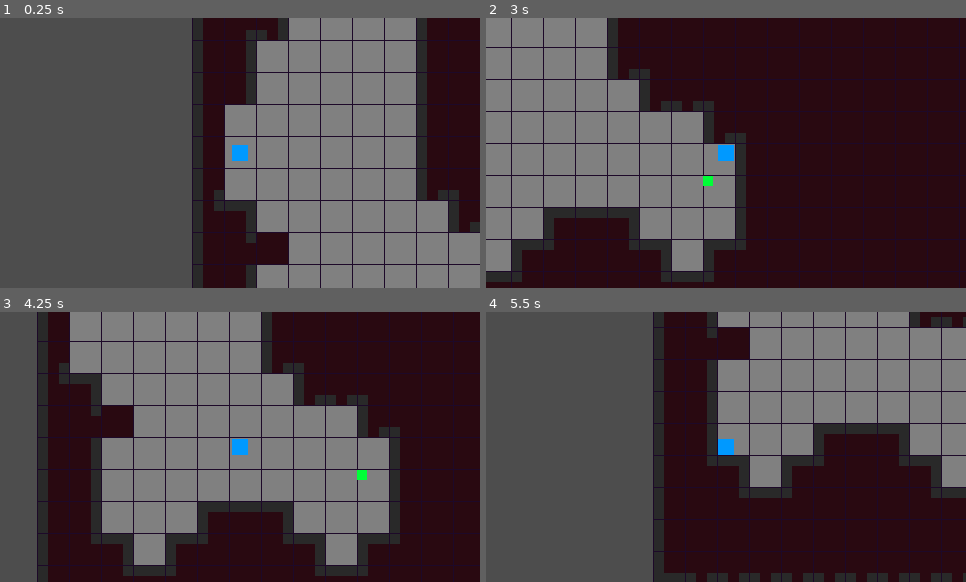
Above: before the commit, frames 1-4 (two rows, left to right).
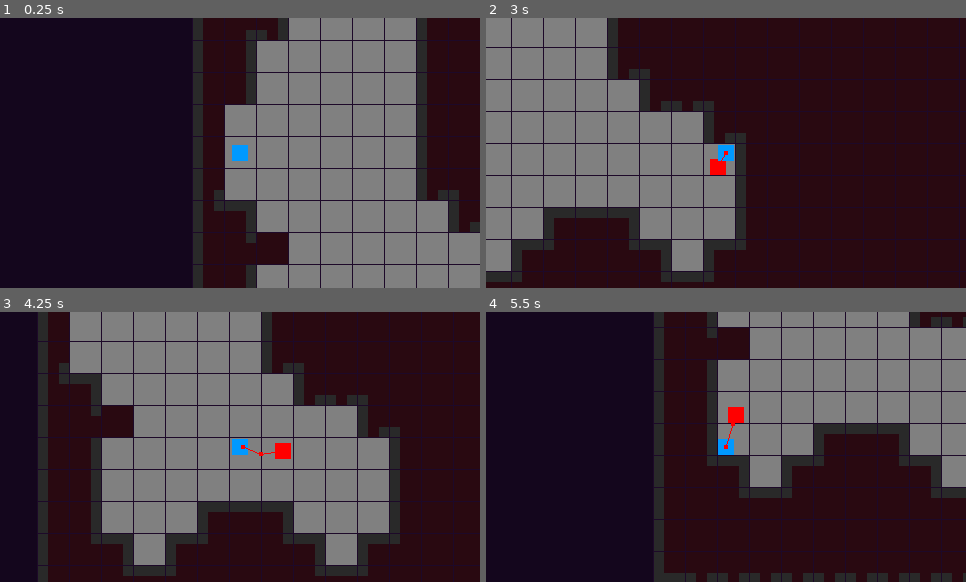
Above: after the commit, the same moments.

Repository: sakkaku-dev/godot-prototyping
Game: Godot game, scene res://games/food-dungeon/game.tscn
Same seed, same stepped clock (60 frames per second), same inputs: the game is played once before the commit and once after it. The project has no main scene, so this scene is started directly.
Inputs (mouse positions are in pixels of both pictures, inside the frame that each line leads up to):
- Up to frame 1 (0.25 s): no input
- Up to frame 2 (3 s): tap Enter at 0.5 s; move the mouse to (831, 139) at 0.52 s; press the mouse at (831, 139) at 0.53 s; hold D (move_right) 0.53-1.28 s; move the mouse to (630, 166) at 1.27 s; release the mouse at (630, 166) at 1.28 s; hold S (move_down) 1.28-2.03 s; click (630, 166) at 1.35 s; move the mouse to (774, 93) at 2.02 s; press the mouse at (774, 93) at 2.03 s; hold D (move_right) 2.03-2.78 s; tap E (interact) at 2.1 s; move the mouse to (702, 207) at 2.77 s; release the mouse at (702, 207) at 2.78 s; hold W (move_up) from 2.78 s (still down); click (702, 207) at 2.85 s
- Up to frame 3 (4.25 s): tap Space at 3.5 s; move the mouse to (384, 487) at 3.52 s; release W (move_up) at 3.53 s; press the mouse at (384, 487) at 3.53 s; hold A (move_left) from 3.53 s (still down)
- Up to frame 4 (5.5 s): move the mouse to (582, 406) at 4.27 s; release the mouse at (582, 406) at 4.28 s; tap E (interact) at 4.35 s; click (582, 406) at 4.55 s; move the mouse to (750, 447) at 5.02 s; release A (move_left) at 5.03 s; press the mouse at (750, 447) at 5.03 s; hold S (move_down) from 5.03 s (still down)

The runs differ from the first frame. In frame 1, 40% of the frame differs, in the area x 0-40%, y 0-100%; in frame 2, 0.3%; in frame 3, 8.0%; in frame 4, 35%.

Commit message:
add other types

Diff:
--- a/combat/HitBox.gd
+++ b/combat/HitBox.gd
@@ -2,6 +2,15 @@
 extends Area2D
 
 @export var damage := 1
+@export var exclude: Area2D
 
 func _ready():
-	area_entered.connect(func(a): a.damage(damage))
+	area_entered.connect(func(a):
+		if exclude == a:
+			return
+
+		a.damage(damage)
+	)
+
+func set_exclude(x):
+	exclude = x
--- a/combat/ToggleHitBox.gd
+++ b/combat/ToggleHitBox.gd
@@ -4,6 +4,7 @@
 @export var hitbox: HitBox
 @export var attack_time := 0.1
 @export var node: CanvasItem
+@export var use_input := false
 
 func _ready():
 	hitbox.monitoring = false
@@ -11,11 +12,14 @@
 		node.hide()
 
 func _unhandled_input(event):
-	if event.is_action_pressed("attack"):
-		hitbox.monitoring = true
-		if node:
-			node.show()
-		await get_tree().create_timer(attack_time).timeout
-		hitbox.monitoring = false
-		if node:
-			node.hide()
+	if use_input and event.is_action_pressed("attack"):
+		attack()
+
+func attack():
+	hitbox.monitoring = true
+	if node:
+		node.show()
+	await get_tree().create_timer(attack_time).timeout
+	hitbox.monitoring = false
+	if node:
+		node.hide()
--- a/games/parasite-game/FixedTileMap.gd
+++ b/games/parasite-game/FixedTileMap.gd
@@ -2,17 +2,17 @@
 extends TileMap
 
 static var NEIGHBORS = [
-	TileSet.CELL_NEIGHBOR_LEFT_SIDE,
-	TileSet.CELL_NEIGHBOR_RIGHT_SIDE,
-	TileSet.CELL_NEIGHBOR_TOP_SIDE,
-	TileSet.CELL_NEIGHBOR_BOTTOM_SIDE,
+	Vector2i.UP,
+	Vector2i.LEFT,
+	Vector2i.RIGHT,
+	Vector2i.DOWN,
 ]
 
 static var DIAGONAL_NEIGHBORS = [
-	TileSet.CELL_NEIGHBOR_BOTTOM_LEFT_CORNER,
-	TileSet.CELL_NEIGHBOR_BOTTOM_RIGHT_CORNER,
-	TileSet.CELL_NEIGHBOR_TOP_LEFT_CORNER,
-	TileSet.CELL_NEIGHBOR_TOP_RIGHT_CORNER,
+	Vector2i(1, 1),
+	Vector2i(1, -1),
+	Vector2i(-1, 1),
+	Vector2i(-1, -1),
 ]
 
 @export var size := Vector2i(8, 8)
@@ -36,7 +36,10 @@
 	if include_diagonals:
 		dirs.append_array(DIAGONAL_NEIGHBORS)
 
-	return dirs.map(func(d): return get_neighbor_cell(coord, d)).filter(func(c): return get_cell_source_id(layer, c) != -1)
+	return get_coords_for(dirs, coord)
 
 func has_value(coord: Vector2i):
 	return get_cell_source_id(layer, coord) != -1
+
+func get_coords_for(dirs: Array, center: Vector2i):
+	return dirs.map(func(d): return center + d).filter(func(c): return get_cell_source_id(layer, c) != -1)
--- /dev/null
+++ b/games/parasite-game/ParasiteHurtbox.gd
@@ -0,0 +1,18 @@
+extends Area2D
+
+signal died()
+signal blocked()
+
+@export var health := 1
+@export var type := Parasite.Type.ROCK
+
+func damage(dmg: int, type: Parasite.Type):
+	print("%s is attacking %s" % [Parasite.Type.keys()[type], Parasite.Type.keys()[self.type]])
+	if Parasite.winning_type(type) != self.type:
+		blocked.emit()
+		return
+
+	health -= dmg
+
+	if health <= 0:
+		died.emit()
--- /dev/null
+++ b/games/parasite-game/laser_attack.gd
@@ -0,0 +1,30 @@
+extends MeleeAttack
+
+@export var target := Vector2(10, 0)
+@export var width := 10
+
+@onready var line_2d = $Line2D
+@onready var collision_shape_2d = $CollisionShape2D
+
+func _ready():
+	super._ready()
+	monitoring = false
+	line_2d.points = [Vector2.ZERO, target]
+
+	var rect = collision_shape_2d.shape as RectangleShape2D
+	rect.size = Vector2(target.length(), width)
+	collision_shape_2d.position.x = rect.size.x / 2
+
+	var tw = create_tween()
+	tw.tween_property(line_2d, "width", width, 0.5).set_ease(Tween.EASE_OUT).set_trans(Tween.TRANS_EXPO)
+
+	tw.tween_property(line_2d, "width", 0, 0.5).set_ease(Tween.EASE_IN).set_trans(Tween.TRANS_CUBIC)
+	tw.parallel().tween_callback(func(): monitoring = true)
+
+	await tw.finished
+
+	finished.emit()
+	queue_free()
+
+func set_target(x):
+	target = x
--- /dev/null
+++ b/games/parasite-game/laser_attack.tscn
@@ -0,0 +1,19 @@
+[gd_scene load_steps=3 format=3 uid="uid://datphbss8f1na"]
+
+[ext_resource type="Script" path="res://games/parasite-game/laser_attack.gd" id="1_l2kqs"]
+
+[sub_resource type="RectangleShape2D" id="RectangleShape2D_3sivx"]
+size = Vector2(20, 5)
+
+[node name="LaserAttack" type="Area2D"]
+collision_layer = 0
+collision_mask = 8
+script = ExtResource("1_l2kqs")
+
+[node name="Line2D" type="Line2D" parent="."]
+points = PackedVector2Array(0, 0, 50, 0)
+width = 5.0
+
+[node name="CollisionShape2D" type="CollisionShape2D" parent="."]
+position = Vector2(10, 0)
+shape = SubResource("RectangleShape2D_3sivx")
--- a/games/parasite-game/meele_attack.gd
+++ b/games/parasite-game/meele_attack.gd
@@ -1,12 +1,21 @@
+class_name MeleeAttack
 extends HitBox
 
 signal finished()
 
-@onready var timer = $Timer
+@export var timer: Timer
+
+var type: Parasite.Type
 
 func _ready():
-	super._ready()
-	timer.timeout.connect(func():
-		finished.emit()
-		queue_free()
+	area_entered.connect(func(a):
+		if exclude == a:
+			return
+		a.damage(damage, type)
 	)
+
+	if timer:
+		timer.timeout.connect(func():
+			finished.emit()
+			queue_free()
+		)
--- a/games/parasite-game/meele_attack.tscn
+++ b/games/parasite-game/meele_attack.tscn
@@ -5,10 +5,11 @@
 [sub_resource type="RectangleShape2D" id="RectangleShape2D_evqca"]
 size = Vector2(24, 24)
 
-[node name="MeeleAttack" type="Area2D"]
+[node name="MeeleAttack" type="Area2D" node_paths=PackedStringArray("timer")]
 collision_layer = 0
 collision_mask = 8
 script = ExtResource("1_ax6wh")
+timer = NodePath("Timer")
 
 [node name="CollisionShape2D" type="CollisionShape2D" parent="."]
 position = Vector2(32, 0)
--- a/games/parasite-game/parasite_chess.gd
+++ b/games/parasite-game/parasite_chess.gd
@@ -1,7 +1,7 @@
 extends Node2D
 
 @export var pieces_scene: Array[PackedScene] = []
-@export var piece_count := 4
+@export var piece_count := 6
 
 @export var move_color := Color.BLUE
 @export var attack_color := Color.RED
@@ -30,7 +30,12 @@
 		pieces[c] = null
 
 	for i in piece_count:
-		var piece = pieces_scene.pick_random().instantiate()
+		var scene = pieces_scene.pick_random()
+		if i < pieces_scene.size():
+			scene = pieces_scene[i]
+
+		var piece = scene.instantiate()
+
 		tile_map.add_child(piece)
 
 		if i == 0:
@@ -40,6 +45,7 @@
 		piece.global_position = tile_map.map_to_local(tile)
 		piece.coord = tile
 		piece.id = i
+		piece.tilemap = tile_map
 		piece.do_action.connect(func(a): _start_action_select(a, piece))
 		piece.died.connect(func(): pieces[piece.coord] = null)
 		pieces[tile] = piece
@@ -62,19 +68,27 @@
 			var data = actions[p.id]
 
 			if data.action == ParasitePiece.Action.MOVE:
-				await _move_active(p, data.coord)
+				_move_active(p, data.coord)
+				await p.move_to(data.coord)
 			elif data.action == ParasitePiece.Action.ATTACK:
-				await p.attack(tile_map.map_to_local(data.coord))
+				var new_coord = await p.attack(tile_map.map_to_local(data.coord))
+				if new_coord != null:
+					_move_active(p, new_coord)
+					print("New attack position %s" % new_coord)
 			elif data.action == ParasitePiece.Action.JUMP:
 				await p.jump_to(tile_map.map_to_local(data.coord))
 			_clear_action(p.id)
+
+func _move_active(piece: ParasitePiece, coord: Vector2i):
+	pieces[piece.coord] = null
+	pieces[coord] = piece
+	piece.coord = coord
 
 func _clear_action(id):
 	actions.erase(id)
 	if actions.size() == 0:
 		is_executing = false
 		print("Finished actions")
-
 	_update_actions()
 
 func _add_action(id, data):
@@ -169,11 +183,3 @@
 	current_action = null
 	tile_map_highlight.highlight_coords = []
 	_update_actions()
-
-
-func _move_active(piece: ParasitePiece, coord: Vector2i):
-	var pos = tile_map.map_to_local(coord)
-	pieces[coord] = piece
-	pieces[piece.coord] = null
-	piece.coord = coord
-	await piece.move_to(pos)
--- a/games/parasite-game/parasite_chess.tscn
+++ b/games/parasite-game/parasite_chess.tscn
@@ -1,9 +1,11 @@
-[gd_scene load_steps=12 format=3 uid="uid://bjdfvak6yc1rj"]
+[gd_scene load_steps=14 format=3 uid="uid://bjdfvak6yc1rj"]
 
 [ext_resource type="Script" path="res://games/parasite-game/parasite_chess.gd" id="1_0rf1j"]
 [ext_resource type="TileSet" uid="uid://wrhgubw6a0s1" path="res://games/tiles.tres" id="1_7m1jj"]
 [ext_resource type="PackedScene" uid="uid://dwt7msv5r1u0d" path="res://games/parasite-game/parasite_piece.tscn" id="2_jhgxh"]
+[ext_resource type="PackedScene" uid="uid://dyqnbfop8y52k" path="res://games/parasite-game/parasite_piece_rock.tscn" id="3_77cdd"]
 [ext_resource type="Script" path="res://games/parasite-game/FixedTileMap.gd" id="3_jbp57"]
+[ext_resource type="PackedScene" uid="uid://d21ruxlt0x2xd" path="res://games/parasite-game/parasite_piece_scissors.tscn" id="4_8j7lr"]
 [ext_resource type="Script" path="res://games/parasite-game/TileMapCamera.gd" id="5_u4mde"]
 [ext_resource type="Script" path="res://games/parasite-game/TileMapHighlight.gd" id="6_b57mt"]
 [ext_resource type="Shader" path="res://shaders/square.gdshader" id="7_pkf0e"]
@@ -20,7 +22,7 @@
 
 [node name="ParasiteChess" type="Node2D"]
 script = ExtResource("1_0rf1j")
-pieces_scene = Array[PackedScene]([ExtResource("2_jhgxh")])
+pieces_scene = Array[PackedScene]([ExtResource("2_jhgxh"), ExtResource("3_77cdd"), ExtResource("4_8j7lr")])
 
 [node name="TileMap" type="TileMap" parent="."]
 tile_set = ExtResource("1_7m1jj")
--- a/games/parasite-game/parasite_piece.gd
+++ b/games/parasite-game/parasite_piece.gd
@@ -19,6 +19,7 @@
 @onready var collision_shape_2d = $CollisionShape2D
 @onready var hurtbox = $Hurtbox
 
+var tilemap: FixedTileMap
 var coord := Vector2i.ZERO
 var id := 0
 var infected := false:
@@ -53,9 +54,10 @@
 	self.infected = true
 
 
-func move_to(target: Vector2):
+func move_to(c: Vector2i):
+	var pos = tilemap.map_to_local(c)
 	var tw = create_tween().set_ease(Tween.EASE_OUT).set_trans(Tween.TRANS_CUBIC)
-	tw.tween_property(self, "global_position", target, 0.5)
+	tw.tween_property(self, "global_position", pos, 0.5)
 	await tw.finished
 
 func jump_to(target: Vector2):
@@ -73,6 +75,11 @@
 func attack(target: Vector2):
 	var dir = global_position.direction_to(target)
 	var node = _create_node(attack_scene, dir)
+	node.type = hurtbox.type
+	if node.has_method("set_exclude"):
+		node.set_exclude(hurtbox)
+	if node.has_method("set_target"): # LaserAttack
+		node.set_target(Vector2.RIGHT * global_position.distance_to(target))
 	get_tree().current_scene.add_child(node)
 	await node.finished
 
@@ -85,6 +92,6 @@
 func moveable_tiles(tilemap: FixedTileMap):
 	return tilemap.get_neighbors(coord)
 func attackable_tiles(tilemap: FixedTileMap):
-	return tilemap.get_neighbors(coord, false)
+	return tilemap.get_used_cells(tilemap.layer).filter(func(c): return (c.x == coord.x or c.y == coord.y) and coord != c)
 func jumpable_tiles(tilemap: FixedTileMap):
 	return tilemap.get_used_cells(tilemap.layer).filter(func(c): return (c.x == coord.x or c.y == coord.y) and coord != c)
--- a/games/parasite-game/parasite_piece.tscn
+++ b/games/parasite-game/parasite_piece.tscn
@@ -3,20 +3,20 @@
 [ext_resource type="Script" path="res://games/parasite-game/parasite_piece.gd" id="1_0yie5"]
 [ext_resource type="PackedScene" uid="uid://bnsepyacfy5qg" path="res://ui/circle_select.tscn" id="2_flk2a"]
 [ext_resource type="PackedScene" uid="uid://cb1uqerhvubrq" path="res://games/parasite-game/parasite_jump.tscn" id="2_gm6mt"]
-[ext_resource type="PackedScene" uid="uid://beda1cm38u1hb" path="res://games/parasite-game/meele_attack.tscn" id="3_ojirt"]
-[ext_resource type="Script" path="res://combat/Hurtbox.gd" id="4_vcf8q"]
+[ext_resource type="PackedScene" uid="uid://datphbss8f1na" path="res://games/parasite-game/laser_attack.tscn" id="3_qbr8p"]
+[ext_resource type="Script" path="res://games/parasite-game/ParasiteHurtbox.gd" id="5_74kgp"]
 
 [sub_resource type="RectangleShape2D" id="RectangleShape2D_u74uu"]
 
 [sub_resource type="RectangleShape2D" id="RectangleShape2D_wyrl5"]
 size = Vector2(18, 18)
 
-[node name="ParasitePiece" type="CharacterBody2D"]
+[node name="ParasitePiecePaper" type="CharacterBody2D"]
 collision_layer = 2
 collision_mask = 0
 script = ExtResource("1_0yie5")
 parasite_jump_scene = ExtResource("2_gm6mt")
-attack_scene = ExtResource("3_ojirt")
+attack_scene = ExtResource("3_qbr8p")
 
 [node name="ColorRect" type="ColorRect" parent="."]
 anchors_preset = 8
@@ -51,7 +51,8 @@
 [node name="Hurtbox" type="Area2D" parent="."]
 collision_layer = 8
 collision_mask = 0
-script = ExtResource("4_vcf8q")
+script = ExtResource("5_74kgp")
+type = 1
 
 [node name="CollisionShape2D" type="CollisionShape2D" parent="Hurtbox"]
 shape = SubResource("RectangleShape2D_wyrl5")
--- /dev/null
+++ b/games/parasite-game/parasite_piece_rock.gd
@@ -0,0 +1,41 @@
+extends ParasitePiece
+
+@onready var ray_cast_2d = $RayCast2D
+@onready var toggle_hit_box = $ToggleHitBox
+@onready var hit_box = $HitBox
+
+func _ready():
+	super._ready()
+	hit_box.type = hurtbox.type
+
+func attack(target: Vector2):
+	ray_cast_2d.target_position = target - global_position
+	ray_cast_2d.force_raycast_update()
+
+	var x = ray_cast_2d.get_collider()
+
+	var return_coord = null
+	var attack_coord = tilemap.local_to_map(target)
+	if x:
+		print("Attacking %s at %s" % [x, x.coord])
+		attack_coord = x.coord
+		return_coord = x.coord - Vector2i(ray_cast_2d.target_position.normalized())
+
+	var tw = create_tween().set_ease(Tween.EASE_OUT).set_trans(Tween.TRANS_CUBIC)
+	tw.tween_property(self, "global_position", tilemap.map_to_local(attack_coord), 0.5)
+	if return_coord != null:
+		tw.tween_property(self, "global_position", tilemap.map_to_local(return_coord), 0.5)
+
+	toggle_hit_box.attack()
+	await tw.finished
+
+	return attack_coord if return_coord == null else return_coord
+
+func moveable_tiles(tilemap: FixedTileMap):
+	return tilemap.get_coords_for(FixedTileMap.DIAGONAL_NEIGHBORS, coord)
+
+func attackable_tiles(tilemap: FixedTileMap):
+	return tilemap.get_used_cells(tilemap.layer).filter(func(c):
+		var diff = abs(c - coord)
+		return (c.x == coord.x or c.y == coord.y) and coord != c and diff.x <= 3 and diff.y <= 3
+	)
--- /dev/null
+++ b/games/parasite-game/parasite_piece_rock.tscn
@@ -0,0 +1,40 @@
+[gd_scene load_steps=8 format=3 uid="uid://dyqnbfop8y52k"]
+
+[ext_resource type="PackedScene" uid="uid://dwt7msv5r1u0d" path="res://games/parasite-game/parasite_piece.tscn" id="1_q7pgb"]
+[ext_resource type="Script" path="res://games/parasite-game/parasite_piece_rock.gd" id="2_3200o"]
+[ext_resource type="Shader" path="res://shaders/circle.gdshader" id="2_icyo7"]
+[ext_resource type="Script" path="res://games/parasite-game/meele_attack.gd" id="5_ilsxh"]
+[ext_resource type="Script" path="res://combat/ToggleHitBox.gd" id="5_pmr5r"]
+
+[sub_resource type="ShaderMaterial" id="ShaderMaterial_jwebn"]
+shader = ExtResource("2_icyo7")
+shader_parameter/radius = 1.0
+
+[sub_resource type="CircleShape2D" id="CircleShape2D_l0drj"]
+
+[node name="ParasitePieceRock" instance=ExtResource("1_q7pgb")]
+script = ExtResource("2_3200o")
+
+[node name="ColorRect" parent="." index="0"]
+material = SubResource("ShaderMaterial_jwebn")
+
+[node name="Hurtbox" parent="." index="3"]
+type = 0
+
+[node name="RayCast2D" type="RayCast2D" parent="." index="4"]
+collision_mask = 2
+hit_from_inside = true
+
+[node name="ToggleHitBox" type="Node" parent="." index="5" node_paths=PackedStringArray("hitbox")]
+script = ExtResource("5_pmr5r")
+hitbox = NodePath("../HitBox")
+attack_time = 0.5
+
+[node name="HitBox" type="Area2D" parent="." index="6" node_paths=PackedStringArray("exclude")]
+collision_layer = 0
+collision_mask = 8
+script = ExtResource("5_ilsxh")
+exclude = NodePath("../Hurtbox")
+
+[node name="CollisionShape2D" type="CollisionShape2D" parent="HitBox" index="0"]
+shape = SubResource("CircleShape2D_l0drj")
--- /dev/null
+++ b/games/parasite-game/parasite_piece_scissors.gd
@@ -0,0 +1,7 @@
+extends ParasitePiece
+
+func moveable_tiles(tilemap: FixedTileMap):
+	return tilemap.get_used_cells(tilemap.layer).filter(func(c): return (c.x == coord.x or c.y == coord.y) and coord != c)
+
+func attackable_tiles(tilemap: FixedTileMap):
+	return tilemap.get_neighbors(coord)
--- /dev/null
+++ b/games/parasite-game/parasite_piece_scissors.tscn
@@ -0,0 +1,23 @@
+[gd_scene load_steps=5 format=3 uid="uid://d21ruxlt0x2xd"]
+
+[ext_resource type="PackedScene" uid="uid://dwt7msv5r1u0d" path="res://games/parasite-game/parasite_piece.tscn" id="1_1v6q5"]
+[ext_resource type="Script" path="res://games/parasite-game/parasite_piece_scissors.gd" id="2_bkhwj"]
+[ext_resource type="Shader" path="res://shaders/polygon.gdshader" id="2_dhfhe"]
+
+[sub_resource type="ShaderMaterial" id="ShaderMaterial_ggfmx"]
+shader = ExtResource("2_dhfhe")
+shader_parameter/shape = 2
+shader_parameter/poly_count = 3.0
+
+[node name="ParasitePieceScissors" instance=ExtResource("1_1v6q5")]
+script = ExtResource("2_bkhwj")
+
+[node name="ColorRect" parent="." index="0"]
+material = SubResource("ShaderMaterial_ggfmx")
+offset_left = -8.0
+offset_top = -8.0
+offset_right = 8.0
+offset_bottom = 8.0
+
+[node name="Hurtbox" parent="." index="3"]
+type = 2
--- a/project.godot
+++ b/project.godot
@@ -76,3 +76,4 @@
 [rendering]
 
 textures/canvas_textures/default_texture_filter=0
+environment/defaults/default_clear_color=Color(0.0784314, 0.0235294, 0.113725, 1)
--- /dev/null
+++ b/shaders/polygon.gdshader
@@ -0,0 +1,65 @@
+shader_type canvas_item;
+
+uniform int shape = 0;
+uniform float poly_count = 3.0;
+
+float Circle(vec2 st)
+{
+	vec2 center = vec2(0.5) - st;
+	return step(length(center), 0.5);
+}
+
+float Square(vec2 st)
+{
+	return 1.0;
+}
+
+float Triangle(vec2 st, float width)
+{
+	st = st * 2.0 - 1.0;
+
+	if (poly_count > 2.0)
+	{
+		if (poly_count < 4.0)
+		{
+			st.y += 0.25;
+		}
+	}
+
+	float angle = atan(st.x, st.y) + radians(180.0);
+	float radius = TAU / float(poly_count);
+
+	float dist = cos(floor(0.5 + angle / radius) * radius - angle) * length(st);
+	float poly = step(width, dist);
+	return 1.0 - poly;
+}
+
+void fragment()
+{
+	vec2 st = UV;
+	st.y = 1.0 - st.y;
+
+	float sh;
+
+	if (shape == 0)
+	{
+		sh = Circle(st);
+	}
+	else if (shape == 1)
+	{
+		sh = Square(st);
+	}
+	else if (shape == 2)
+	{
+		sh = Triangle(st, 0.5);
+	}
+
+	vec3 color = vec3(sh);
+
+	color = 1.0 - color;
+	float alpha = 1.0 - color.r;
+	color = 1.0 - color;
+
+	//COLOR = vec4(color, alpha);
+	COLOR.a = alpha;
+}
